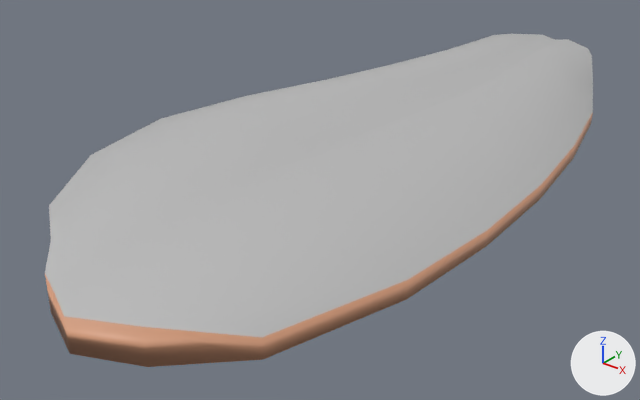
A saved change to the FBX model Assets/Assets/Models/Kitchen/ingredients/Fish & Chips/Raw Fish/mesh_rawfish_01.fbx.
Both versions are drawn from a 50 mm camera at (0.2, -0.297, 0.153) aimed at (-0.015, -0.029, -0.013). The lights are fixed; the arrows at lower right show +X, +Y and +Z. Where no turn or scale is listed for an object, it has been applied to the vertices.

Names of what the first picture shows: 'mesh_rawfish_01'.
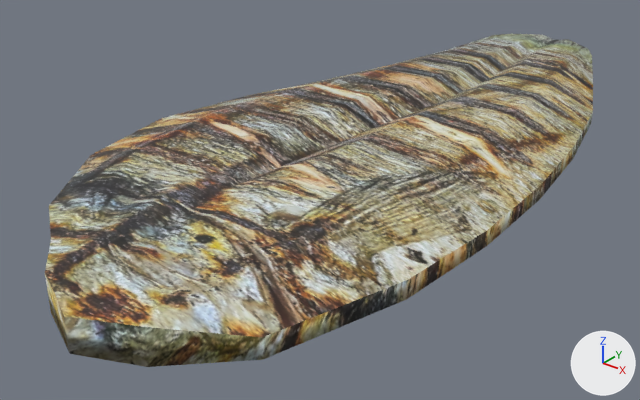
Changed parts and their boxes [x1, y1, x2, y2] in the pictures (640 x 400 px):
```json
{"object": "mesh_rawfish_01", "change": "surface changed", "before": [45, 34, 593, 367], "after": [45, 34, 593, 367]}
```

The change, as JSON lines over the scene's bpy script:
```json
{"op": "add", "block": "img_tex_fish_cooked_png", "code": ["img_tex_fish_cooked_png = load_image('tex_fish_cooked.png', 'tex_fish_cooked.png', 1024, 1024, 'sRGB')"]}
{"op": "remove", "block": "mat_mat_rawfishbot", "code": "mat_mat_rawfishbot.base_color = (0.728, 0.365, 0.217)  # beige #dea380"}
{"op": "add", "block": "mat_mat_rawfishbot", "code": "mat_mat_rawfishbot.texture = img_tex_fish_cooked_png  # with its transparency"}
{"op": "set", "path": "mat_mat_rawfishbot.roughness", "old": "0.5", "new": "1.0"}
{"op": "remove", "block": "mat_mat_rawfish_top", "code": "mat_mat_rawfish_top.base_color = (0.5, 0.5, 0.5)  # grey #bcbcbc"}
{"op": "add", "block": "mat_mat_rawfish_top", "code": "mat_mat_rawfish_top.texture = img_tex_fish_cooked_png  # with its transparency"}
{"op": "set", "path": "mat_mat_rawfish_top.roughness", "old": "0.5", "new": "0.553"}
{"block": "me_mesh", "where": "me_mesh.from_pydata(...)  # 112 vertices, 110 faces; spans x -0.08..0.08, y -0.183..0.183, z 0.003..0.027"}
{"block": "me_mesh", "where": "# used by ob_mesh_rawfish_01; location = (0.0, 0.0, 0.0)"}
{"block": "me_mesh", "change": "me_mesh part 1: texture (UV) coordinates of 110 of 110 faces, centred in x -0.076..0.079, y -0.181..0.183, z 0.003..0.027, changed; they spanned u 0.01..0.84, v 0.01..0.99 and now span u 0.05..0.95, v 0.38..0.61"}
```
